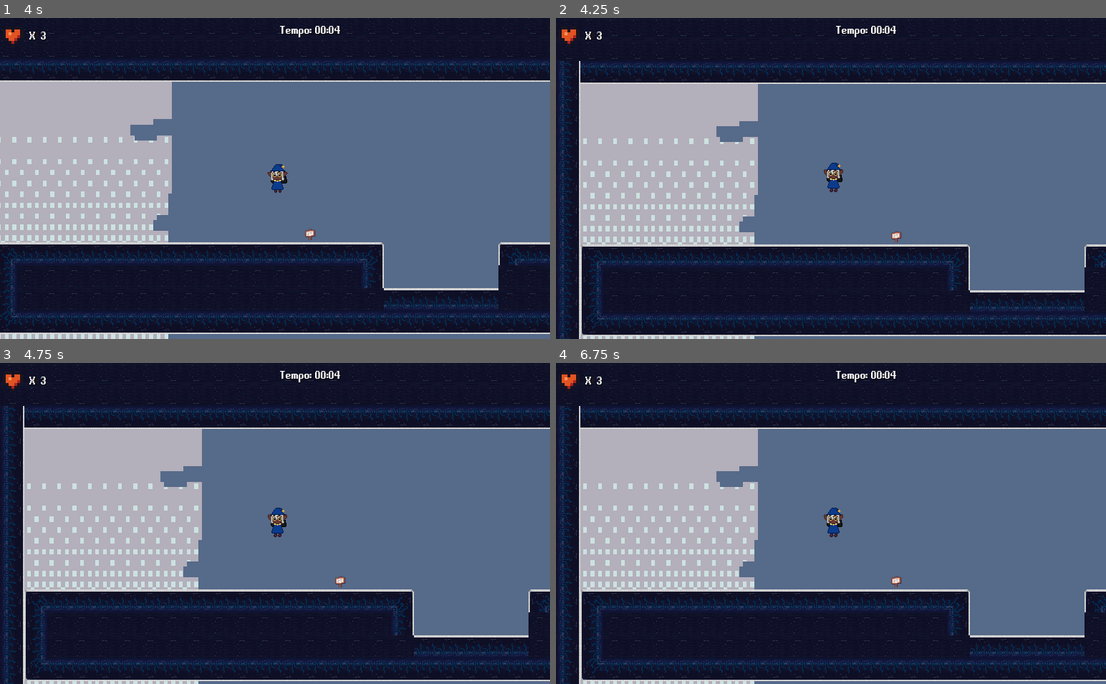
Above: before the commit, frames 1-4 (two rows, left to right).
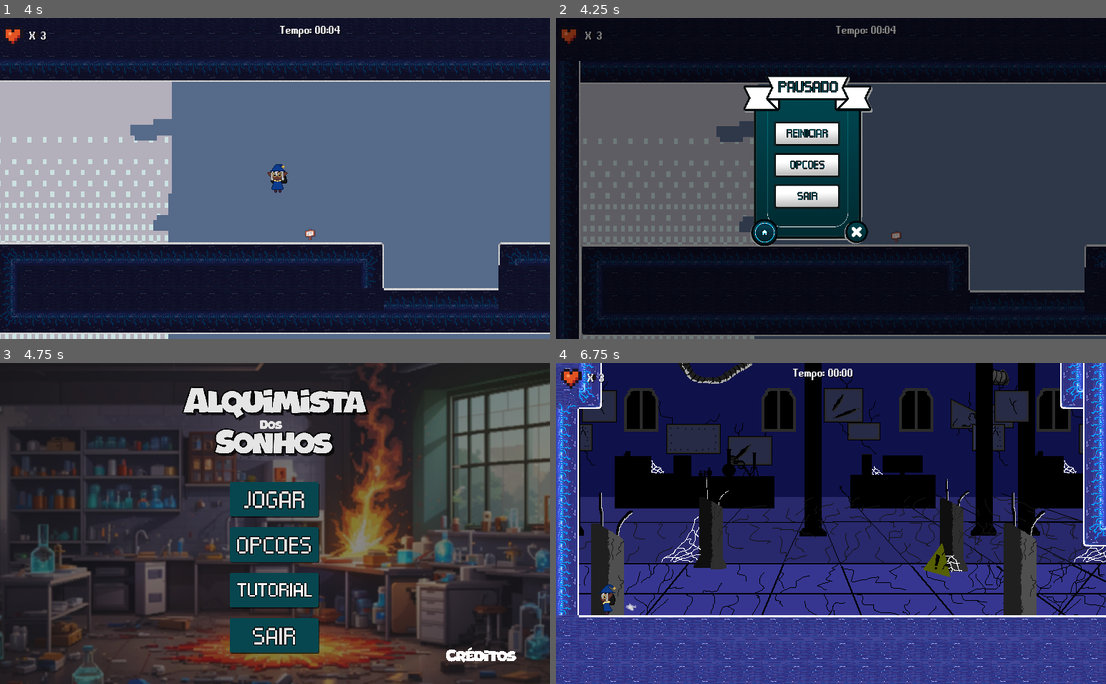
Above: after the commit, the same moments.

Repository: Eduardo-Pyment/Alquimista_dos_Sonhos-A_ultima_semente
Game: Godot game, scene res://Fases/fase_3.tscn
Same seed, same stepped clock (60 frames per second), same inputs: the game is played once before the commit and once after it. This scene is started directly instead of the project's main scene.
Inputs (mouse positions are in pixels of both pictures, inside the frame that each line leads up to):
- Up to frame 1 (4 s): tap Enter (ui_accept) at 0.5, 0.77, 1.52, 3.02, 3.77 s; hold Right (ui_right) 0.53-1.28 s; hold Left (ui_left) 1.28-2.03 s; hold Right (ui_right) 2.03-2.78 s; hold Up (ui_up) 2.78-3.53 s; hold Left (ui_left) from 3.53 s (still down)
- Up to frame 2 (4.25 s): keep holding Left (ui_left); tap Escape (ui_cancel) at 4.15 s
- Up to frame 3 (4.75 s): release Left (ui_left) at 4.25 s; click (209, 578) at 4.27 s
- Up to frame 4 (6.75 s): click (831, 501) at 5.02 s; click (831, 501) at 5.77 s; hold Left (ui_left) from 6.53 s (still down)

Frame 1 is identical in both runs. In frame 2, 62% of the frame differs, in the area x 0-100%, y 0-100%; in frame 3, 85%; in frame 4, 98%.

Commit message:
add MenuBtn e correção menupause

Diff:
--- a/Fases/fase_3.tscn
+++ b/Fases/fase_3.tscn
@@ -1505,9 +1505,6 @@
 text = "03"
 label_settings = SubResource("LabelSettings_rknyg")
 
-[node name="MenuPause" parent="." instance=ExtResource("16_ac4cf")]
-visible = false
-
 [node name="CanvasLayer" type="CanvasLayer" parent="."]
 
 [node name="ParallaxBackground" type="ParallaxBackground" parent="CanvasLayer"]
@@ -1642,6 +1639,8 @@
 
 [node name="GameOver" parent="." instance=ExtResource("7_38mwo")]
 visible = false
+
+[node name="MenuPause" parent="." instance=ExtResource("16_ac4cf")]
 
 [node name="Control" type="Control" parent="."]
 layout_mode = 3
--- a/Menus/MenuPause/MenuPause.gd
+++ b/Menus/MenuPause/MenuPause.gd
@@ -74,6 +74,9 @@
 	control_pause.visible = true
 	control_opcoes.visible = false
 
+func _on_menu_btn_pressed():
+	get_tree().change_scene_to_file("res://Menus/MenuPrincipal/menu_principal.tscn")
+
 func save_opcoes():
 	config.set_value(OptionsConstants.section_name, OptionsConstants.music_volume_key_name, music_slider.value)
 	config.set_value(OptionsConstants.section_name, OptionsConstants.sound_effects_key_name, sfx_slider.value)
--- a/Menus/MenuPause/menu_pause.tscn
+++ b/Menus/MenuPause/menu_pause.tscn
@@ -7,6 +7,7 @@
 [ext_resource type="Texture2D" uid="uid://bfl7jewo42gsg" path="res://Assets/AssetsMenuPause/BotaoSair.png" id="4_bfnwy"]
 [ext_resource type="Texture2D" uid="uid://b57gl3r7jmnh5" path="res://Assets/AssetsMenuPause/BotaoX.png" id="5_61lrm"]
 [ext_resource type="Texture2D" uid="uid://3pqc076nvu8p" path="res://Assets/AssetsMenuPause/Pausado.png" id="6_g87xi"]
+[ext_resource type="Texture2D" uid="uid://jev8byhsvbtp" path="res://Assets/AssetsMenuPause/BotaoMenu.png" id="7_lchh5"]
 [ext_resource type="Texture2D" uid="uid://5q5i1hm4krf0" path="res://Assets/AssetsMenu/voltar.png" id="8_pqr5d"]
 
 [sub_resource type="InputEventAction" id="InputEventAction_bxpse"]
@@ -106,6 +107,16 @@
 icon = ExtResource("5_61lrm")
 flat = true
 
+[node name="MenuBtn" type="Button" parent="ControlPause"]
+layout_mode = 0
+offset_left = 270.0
+offset_top = 280.0
+offset_right = 393.0
+offset_bottom = 403.0
+scale = Vector2(0.329735, 0.329735)
+icon = ExtResource("7_lchh5")
+flat = true
+
 [node name="LogoPausado" type="Sprite2D" parent="ControlPause"]
 position = Vector2(352, 96)
 scale = Vector2(0.390075, 0.390075)
@@ -205,6 +216,7 @@
 [connection signal="pressed" from="ControlPause/VBoxContainer/Opcoes" to="." method="_on_opcoes_pressed"]
 [connection signal="pressed" from="ControlPause/VBoxContainer/Sair" to="." method="_on_sair_pressed"]
 [connection signal="pressed" from="ControlPause/Resume" to="." method="_on_resume_pressed"]
+[connection signal="pressed" from="ControlPause/MenuBtn" to="." method="_on_menu_btn_pressed"]
 [connection signal="pressed" from="ControlOpcoes/ScrollContainer/ColorRect/Control/Voltar" to="." method="_on_voltar_pressed"]
 [connection signal="value_changed" from="ControlOpcoes/ScrollContainer/ColorRect/Control/MusicaSlider" to="." method="_on_musica_slider_value_changed"]
 [connection signal="value_changed" from="ControlOpcoes/ScrollContainer/ColorRect/Control/SFXSlider" to="." method="_on_sfx_slider_value_changed"]
Binary file added: Assets/AssetsMenuPause/BotaoMenu.png
Not shown, added: Assets/AssetsMenuPause/BotaoMenu.png.import
Not shown: 1 places in Menus/MenuPause/menu_pause.tscn that only renumber resources
